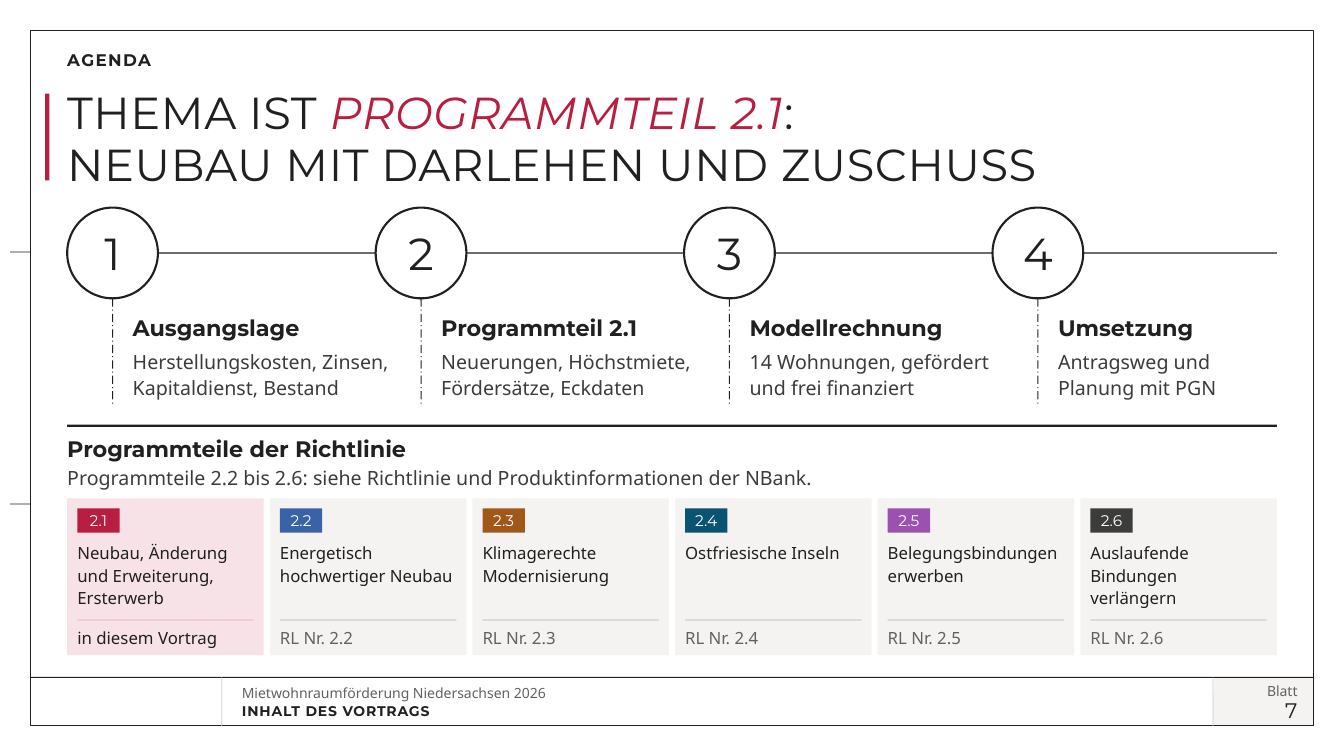
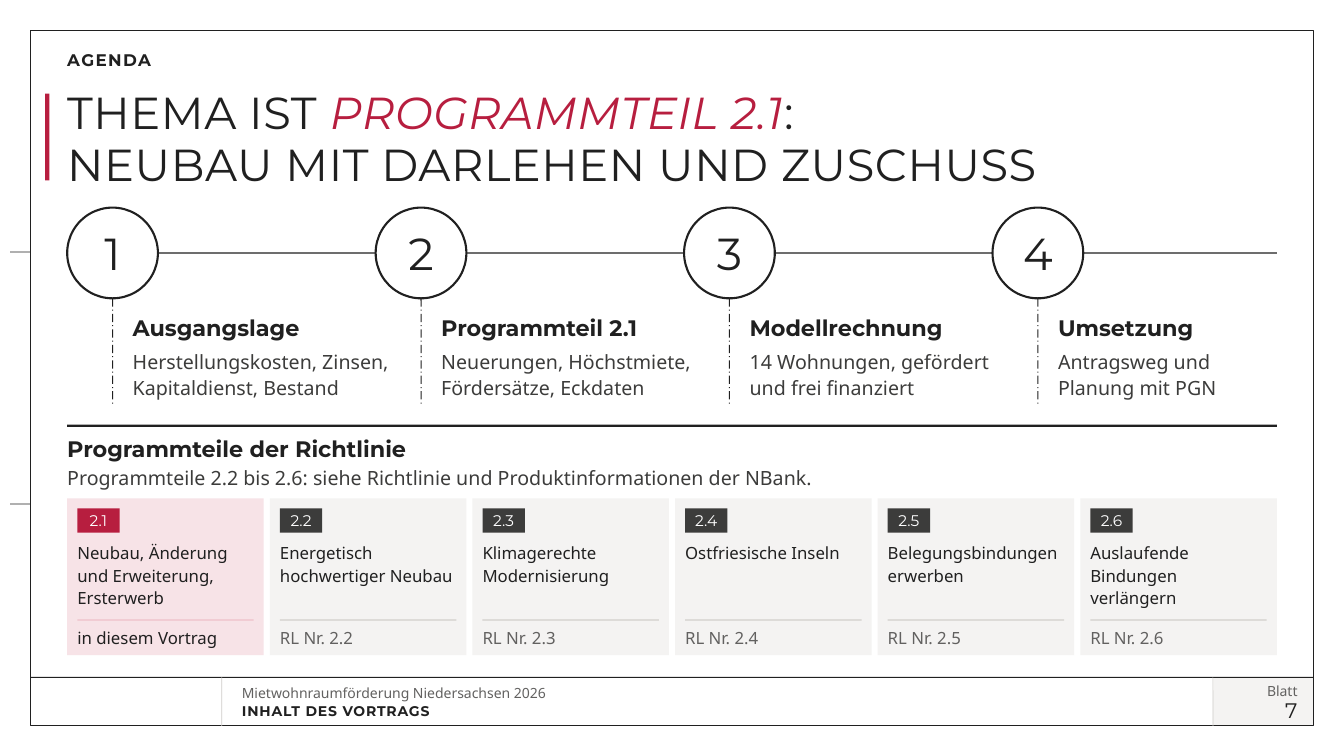
Before and after one commit to vgedaschko/NBank, a slide deck: slide 7 of praesentation/dist/PGN-Mietwohnraumfoerderung-Niedersachsen-2026-Vortrag.pptx. Drawn at 1344x756 pixels with LibreOffice and Linux fonts; fonts in the diff are those of the drawing; background and template pictures are left out. Boxes give left, top, right and bottom in pixels: in the first picture for what was removed or moved away, otherwise in the second. Text is boxed around its words. In the diff, an @@ line names an element or a change of style, - is before the commit and + after.

```diff
--- a/praesentation/dist/PGN-Mietwohnraumfoerderung-Niedersachsen-2026-Vortrag.pptx
+++ b/praesentation/dist/PGN-Mietwohnraumfoerderung-Niedersachsen-2026-Vortrag.pptx
@@ rectangle "2.2" at (280,508,323,532): fill #3A62A6 to #3C3C3B @@
@@ rectangle "2.3" at (483,508,525,532): fill #A0581A to #3C3C3B @@
@@ rectangle "2.4" at (686,508,728,532): fill #0A5372 to #3C3C3B @@
@@ rectangle "2.5" at (888,508,931,532): fill #9A52AE to #3C3C3B @@
```
Also in this commit, not shown: 18 other slides changed, 1 slide added, 26 other files.
